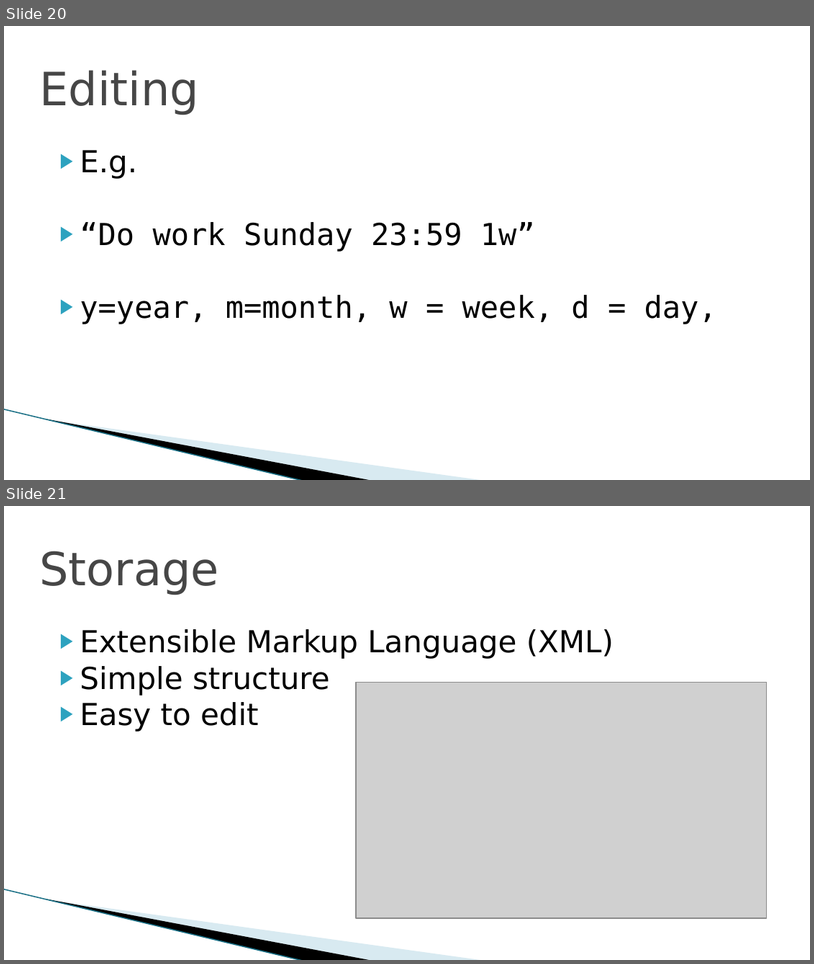
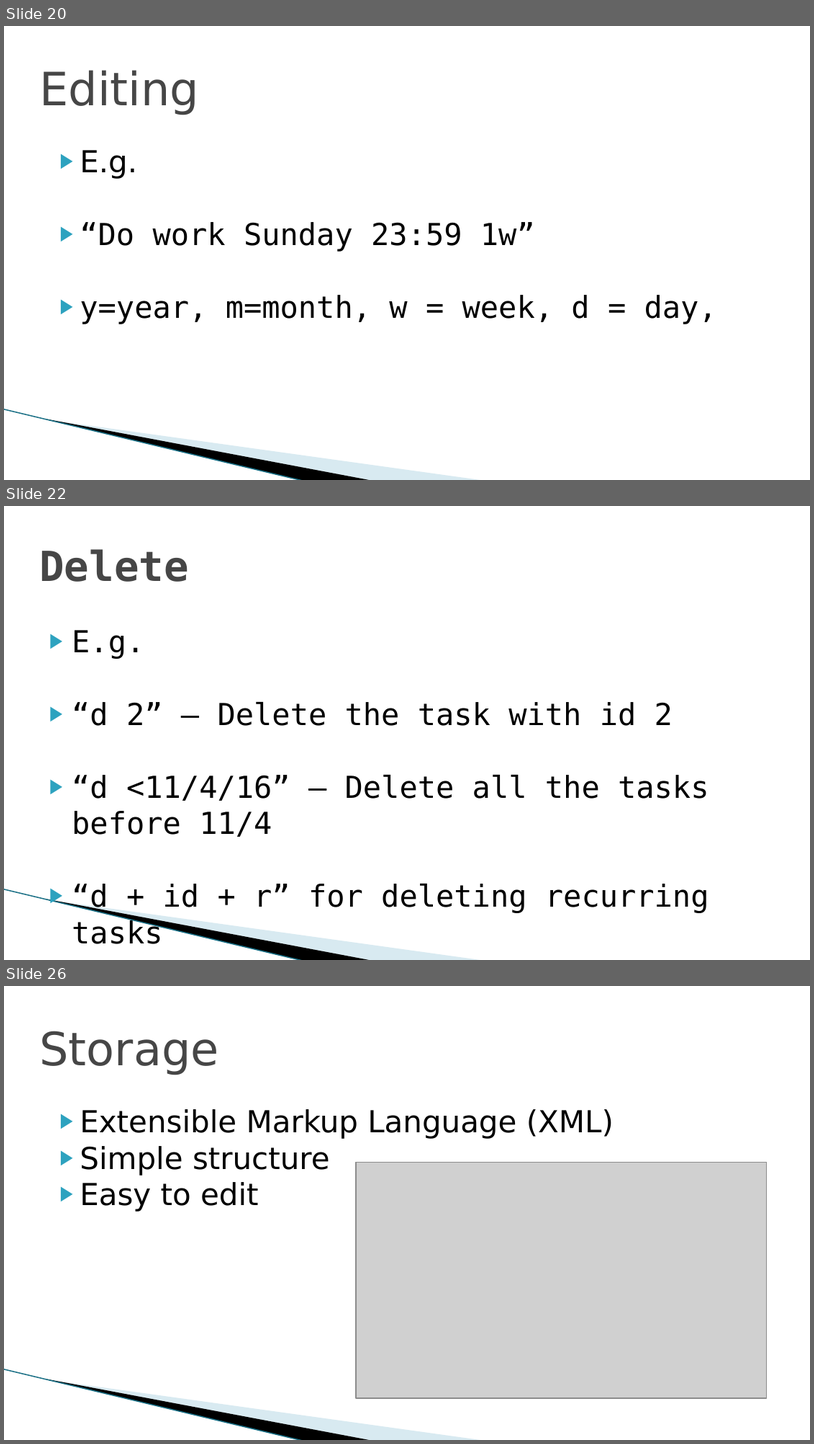
Before and after one commit to riwu/CS2101, a slide deck: WURI OP2.pptx. Shown one above the other, each under a label of ours: slides 20 and 21 before the commit, slides 20, 22 and 26 after it; the slides between them are not shown. The pictures are 814x964 and 814x1444 pixels, drawn with LibreOffice and Linux fonts; fonts in the diff are those of the drawing; grey boxes stand for pictures; background and template pictures are left out. Boxes give left, top, right and bottom in pixels: in the first picture for what was removed or moved away, otherwise in the second. Text is boxed around its words. In the diff, an @@ line names an element or a change of style, - is before the commit and + after.

```diff
--- a/WURI OP2.pptx
+++ b/WURI OP2.pptx
@@ slide 22 added at (x1=4, y1=506, x2=810, y2=960), background #FFFFFF; not listed: 3 template elements that a slide beside it also shows @@
@@ title added at (x1=39, y1=549, x2=188, y2=582), 36.9 pt, text #464646, bold @@
+Delete
@@ text added at (x1=72, y1=630, x2=710, y2=914), 27 pt, text #000000 @@
+▶ E.g.
+▶ “d 2” – Delete the task with id 2
+▶ “d <11/4/16” – Delete all the tasks before 11/4
+▶ “d + id + r” for deleting recurring tasks
@@ what was slide 21 is now slide 26 @@
```
Also in this commit, not shown: 4 other slides added.
